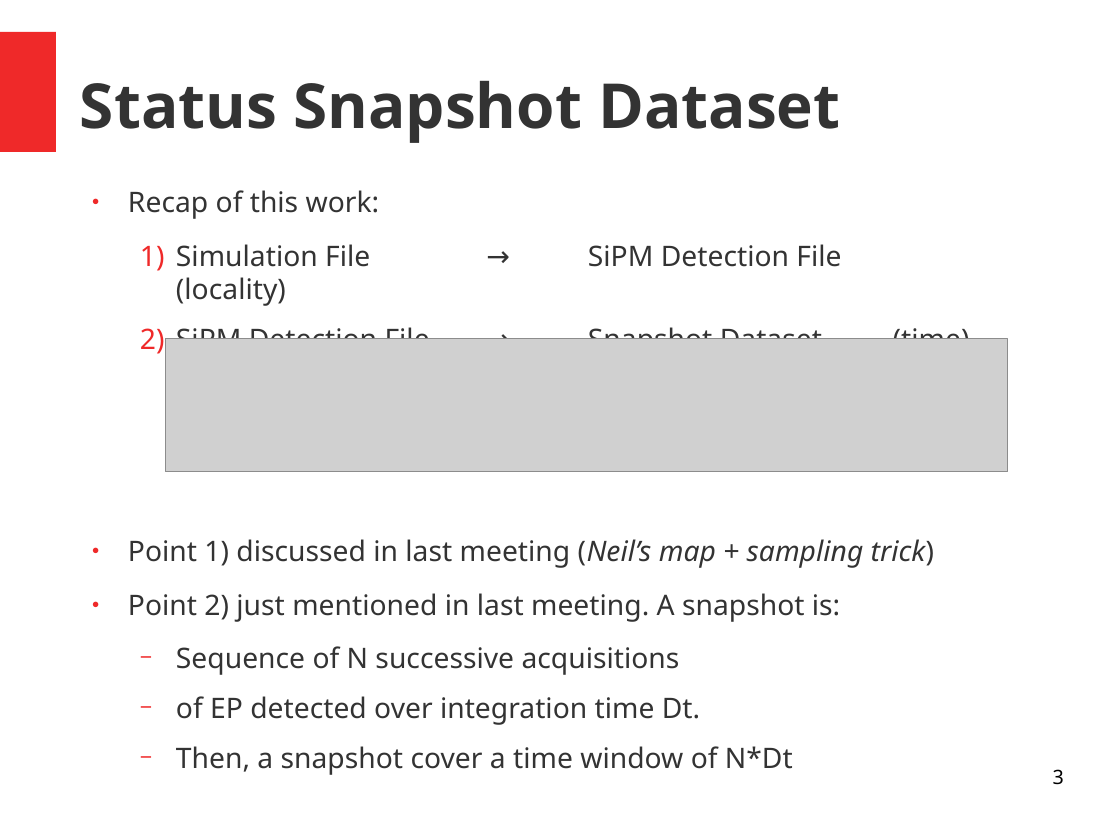
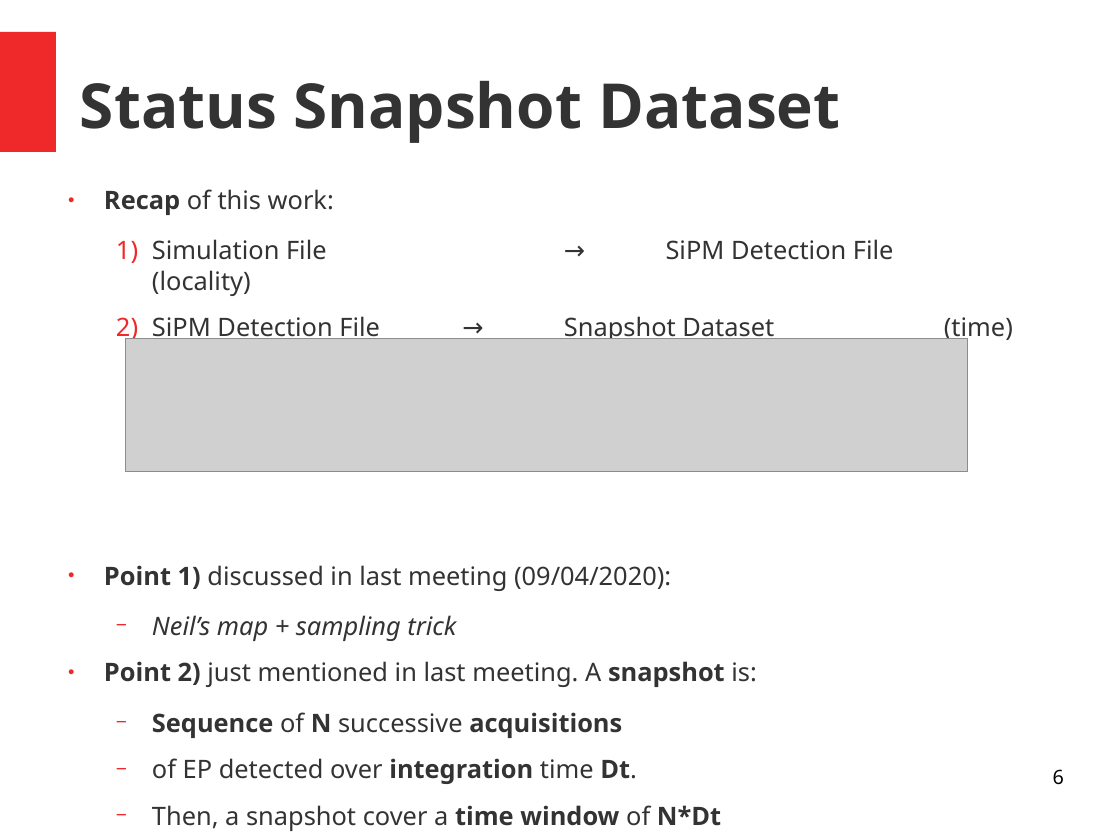
Before and after one commit to luigiberducci/ML4NP, a slide deck: slide 6 of Docs/meeting_ml4np_11mag2020.odp (slide 3 before the commit). Drawn at 1120x840 pixels with LibreOffice and Linux fonts; fonts in the diff are those of the drawing; grey boxes stand for pictures. Boxes give left, top, right and bottom in pixels: in the first picture for what was removed or moved away, otherwise in the second. Text is boxed around its words. In the diff, an @@ line names an element or a change of style, - is before the commit and + after.

Commit message:
complete presentation for next meeting

```diff
--- a/Docs/meeting_ml4np_11mag2020.odp
+++ b/Docs/meeting_ml4np_11mag2020.odp
@@ text "Recap of this work:": place and size @@
-text "Recap of this work:" at bbox=[128, 190, 970, 775]
+text "Recap of this work:" at bbox=[104, 189, 1013, 831]
@@ text at bbox=[104, 189, 1013, 831]: size 20 to 18 pt in "Recap of this work:", "Simulation File → SiPM Detection File (locality)", "SiPM Detection File → Snapshot Dataset (time)", "Point 2) just mentioned in last meeting. ..." and 3 more places; bold on in "Recap", "Point 2) snapshot", "Sequence N acquisitions", "integration Dt." and 1 more places @@
@@ picture: place and size @@
-picture at bbox=[165, 338, 1008, 472]
+picture at bbox=[125, 338, 969, 472]
@@ text at bbox=[104, 565, 671, 641]: text changed; size 20 to 18 pt @@
-● Point 1) discussed in last meeting (Neil’s map + sampling trick)
+● Point 1) discussed in last meeting (09/04/2020):
+  − Neil’s map + sampling trick
@@ page number at bbox=[1053, 769, 1064, 785]: text changed @@
-3
+6
```
Also in this commit, not shown: 4 other slides changed, 3 slides added, 8 slides removed.
